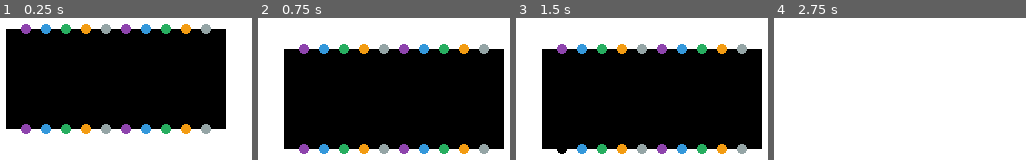
Above: before the commit, frames 1-4 (left to right).
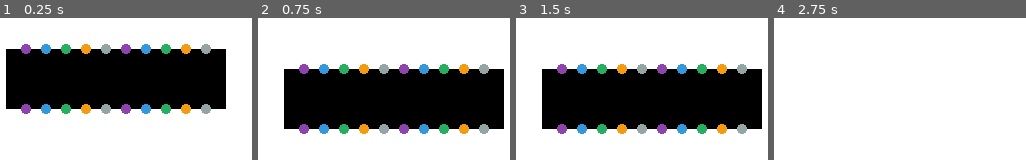
Above: after the commit, the same moments.

Repository: jcronenberg/crISP
Game: Godot game, scene res://scenes/switch.tscn
Two runs of this game, one before a commit and one after it. Both use one fixed random seed, a clock stepped at 60 frames per second and the inputs below. This scene is started directly instead of the project's main scene.
Inputs (mouse positions are in pixels of both pictures, inside the frame that each line leads up to):
- Up to frame 1 (0.25 s): no input
- Up to frame 2 (0.75 s): tap Enter at 0.5 s; drag from (373, 79) to (outside the picture) at 0.52 s
- Up to frame 3 (1.5 s): tap Space at 1.25 s; drag from (561, 49) to (601, 148) at 1.27 s
- Up to frame 4 (2.75 s): tap Enter at 2 s; move the mouse to (819, 148) at 2.02 s; hold Right mouse button (RClick) from 2.03 s (still down); click (819, 148) at 2.17 s

The runs differ from the first frame. In frame 1, 29% of the frame differs, in the area x 2-90%, y 4-82%; in frame 2, 29%; in frame 3, 29%; in frame 4, nothing differs.
Error in both runs: Attempt to call function 'add_switch' in base 'null instance' on a null instance. (res://scripts/switch.gd:16)

Commit message:
Make switches smaller vertically

Diff:
--- a/scenes/switch.tscn
+++ b/scenes/switch.tscn
@@ -8,7 +8,7 @@
 [ext_resource type="Script" path="res://scripts/SwitchPortPair.gd" id="2_16gmr"]
 
 [sub_resource type="RectangleShape2D" id="RectangleShape2D_lj5gn"]
-size = Vector2(220, 100)
+size = Vector2(220, 60)
 
 [sub_resource type="ShaderMaterial" id="ShaderMaterial_p68yw"]
 shader = ExtResource("1_axdv7")
@@ -42,107 +42,107 @@
 
 [node name="SwitchBody" type="Polygon2D" parent="SwitchBodyArea"]
 color = Color(0, 0, 0, 1)
-polygon = PackedVector2Array(-110, -50, -110, 50, 110, 50, 110, -50)
+polygon = PackedVector2Array(-110, -30, -110, 30, 110, 30, 110, -30)
 
 [node name="SwitchBodyCollision" type="CollisionShape2D" parent="SwitchBodyArea"]
 shape = SubResource("RectangleShape2D_lj5gn")
 
 [node name="Port1" type="Node2D" parent="."]
 material = ExtResource("1_5mgf4")
-position = Vector2(-90, -50)
+position = Vector2(-90, -30)
 script = ExtResource("2_16gmr")
 
 [node name="TopPort" parent="Port1" instance=ExtResource("1_4tnm7")]
 
 [node name="BottomPort" parent="Port1" instance=ExtResource("1_4tnm7")]
-position = Vector2(0, 100)
+position = Vector2(0, 60)
 
 [node name="Port2" type="Node2D" parent="."]
 material = SubResource("ShaderMaterial_p68yw")
-position = Vector2(-70, -50)
+position = Vector2(-70, -30)
 script = ExtResource("2_16gmr")
 
 [node name="TopPort" parent="Port2" instance=ExtResource("1_4tnm7")]
 
 [node name="BottomPort" parent="Port2" instance=ExtResource("1_4tnm7")]
-position = Vector2(0, 100)
+position = Vector2(0, 60)
 
 [node name="Port3" type="Node2D" parent="."]
 material = SubResource("ShaderMaterial_r2h8i")
-position = Vector2(-50, -50)
+position = Vector2(-50, -30)
 script = ExtResource("2_16gmr")
 
 [node name="TopPort" parent="Port3" instance=ExtResource("1_4tnm7")]
 
 [node name="BottomPort" parent="Port3" instance=ExtResource("1_4tnm7")]
-position = Vector2(0, 100)
+position = Vector2(0, 60)
 
 [node name="Port4" type="Node2D" parent="."]
 material = SubResource("ShaderMaterial_h4hr5")
-position = Vector2(-30, -50)
+position = Vector2(-30, -30)
 script = ExtResource("2_16gmr")
 
 [node name="TopPort" parent="Port4" instance=ExtResource("1_4tnm7")]
 
 [node name="BottomPort" parent="Port4" instance=ExtResource("1_4tnm7")]
-position = Vector2(0, 100)
+position = Vector2(0, 60)
 
 [node name="Port5" type="Node2D" parent="."]
 material = SubResource("ShaderMaterial_hjw3g")
-position = Vector2(-10, -50)
+position = Vector2(-10, -30)
 script = ExtResource("2_16gmr")
 
 [node name="TopPort" parent="Port5" instance=ExtResource("1_4tnm7")]
 
 [node name="BottomPort" parent="Port5" instance=ExtResource("1_4tnm7")]
-position = Vector2(0, 100)
+position = Vector2(0, 60)
 
 [node name="Port6" type="Node2D" parent="."]
 material = ExtResource("1_5mgf4")
-position = Vector2(10, -50)
+position = Vector2(10, -30)
 script = ExtResource("2_16gmr")
 
 [node name="TopPort" parent="Port6" instance=ExtResource("1_4tnm7")]
 
 [node name="BottomPort" parent="Port6" instance=ExtResource("1_4tnm7")]
-position = Vector2(0, 100)
+position = Vector2(0, 60)
 
 [node name="Port7" type="Node2D" parent="."]
 material = SubResource("ShaderMaterial_p68yw")
-position = Vector2(30, -50)
+position = Vector2(30, -30)
 script = ExtResource("2_16gmr")
 
 [node name="TopPort" parent="Port7" instance=ExtResource("1_4tnm7")]
 
 [node name="BottomPort" parent="Port7" instance=ExtResource("1_4tnm7")]
-position = Vector2(0, 100)
+position = Vector2(0, 60)
 
 [node name="Port8" type="Node2D" parent="."]
 material = SubResource("ShaderMaterial_r2h8i")
-position = Vector2(50, -50)
+position = Vector2(50, -30)
 script = ExtResource("2_16gmr")
 
 [node name="TopPort" parent="Port8" instance=ExtResource("1_4tnm7")]
 
 [node name="BottomPort" parent="Port8" instance=ExtResource("1_4tnm7")]
-position = Vector2(0, 100)
+position = Vector2(0, 60)
 
 [node name="Port9" type="Node2D" parent="."]
 material = SubResource("ShaderMaterial_5qncw")
-position = Vector2(70, -50)
+position = Vector2(70, -30)
 script = ExtResource("2_16gmr")
 
 [node name="TopPort" parent="Port9" instance=ExtResource("1_4tnm7")]
 
 [node name="BottomPort" parent="Port9" instance=ExtResource("1_4tnm7")]
-position = Vector2(0, 100)
+position = Vector2(0, 60)
 
 [node name="Port10" type="Node2D" parent="."]
 material = SubResource("ShaderMaterial_r3frw")
-position = Vector2(90, -50)
+position = Vector2(90, -30)
 script = ExtResource("2_16gmr")
 
 [node name="TopPort" parent="Port10" instance=ExtResource("1_4tnm7")]
 
 [node name="BottomPort" parent="Port10" instance=ExtResource("1_4tnm7")]
-position = Vector2(0, 100)
+position = Vector2(0, 60)
